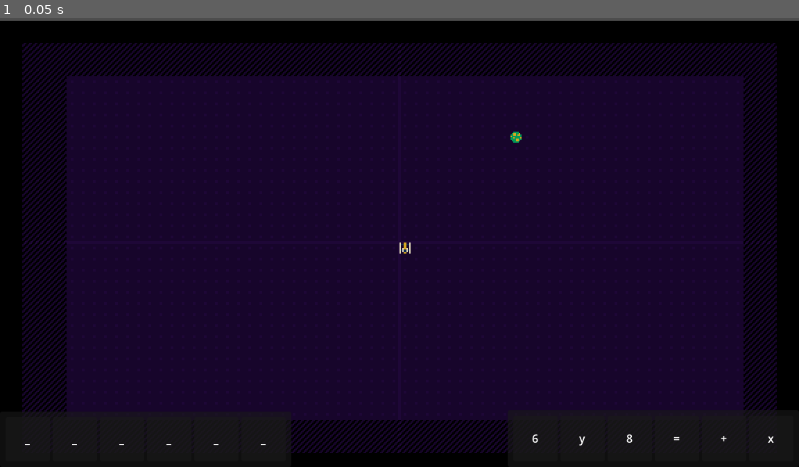
Above: before the commit, frame 1.
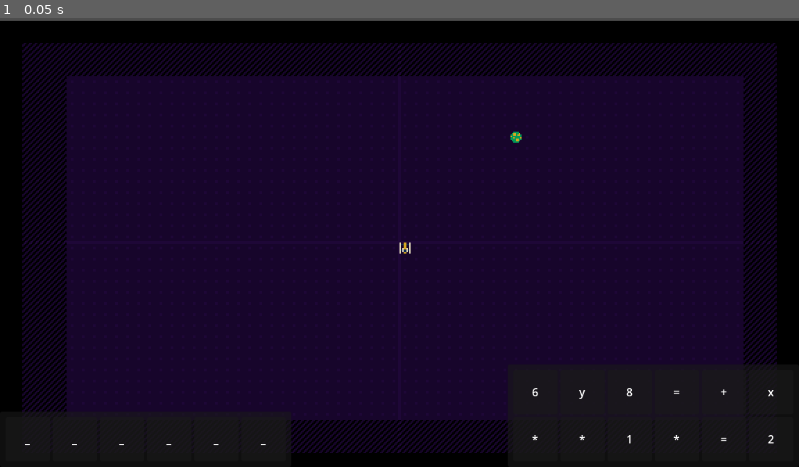
Above: after the commit, the same moment.

Repository: Mackenzie-Beck/FIFA2025
Game: Godot game, scene res://test.tscn
The game is run twice, just before and just after one commit, with the same random seed, the same clock (stepped at 60 frames per second) and the same inputs.
Inputs:
- Up to frame 1 (0.05 s): no input

The runs differ from the first frame. In frame 1, 0.2% of the frame differs, in the area x 64-97%, y 78-96%.

Commit message:
term set now has extra terms

Diff:
--- a/UI/term_set.gd
+++ b/UI/term_set.gd
@@ -3,6 +3,13 @@
 
 const TERM = preload("uid://c3lam4sdf8qcb")
 @onready var grid_container: GridContainer = $MarginContainer/GridContainer
+
+var term_set = [
+	"0", "1", "2", "3", "4", "5", "6", "7", "8", "9",
+	"+", "-", "*", "=",
+]
+
+
 
 func update_term_set(tokens: Array, num: int) -> void:
 	var shuffled_tokens = tokens.duplicate()
@@ -12,3 +19,8 @@
 		var new_term = TERM.instantiate()
 		new_term.set_term_text(token)
 		grid_container.add_child(new_term)
+
+	for temp in range(0,tokens.size()):
+		var new_term = TERM.instantiate()
+		new_term.set_term_text(term_set.pick_random())
+		grid_container.add_child(new_term)
